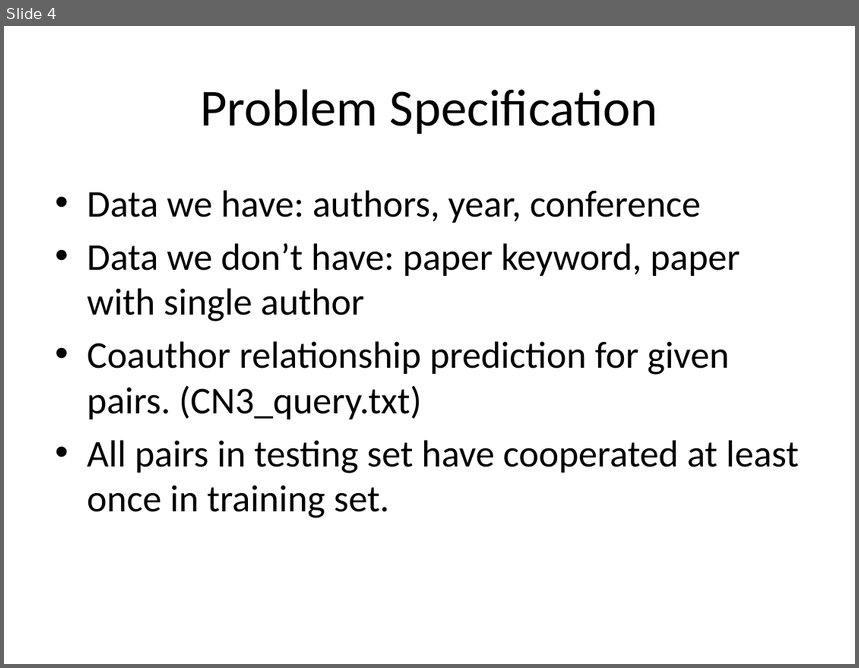
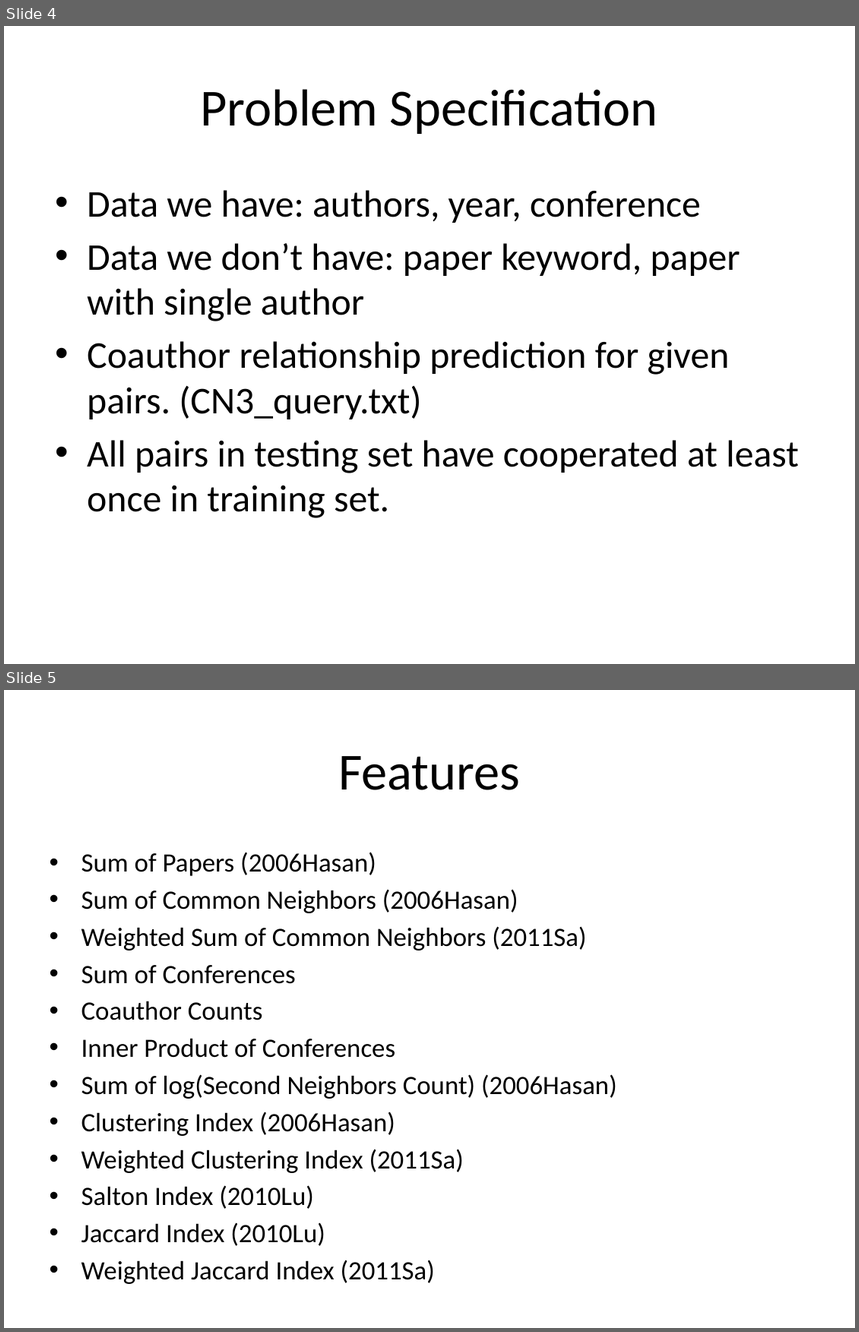
Before and after one commit to yftung7/2014_DM_Project, a slide deck: Project/Readme_v2.pptx. Shown one above the other, each under a label of ours: slide 4 before the commit, slides 4 and 5 after it. The pictures are 859x668 and 859x1332 pixels, drawn with LibreOffice and Linux fonts; fonts in the diff are those of the drawing. Boxes give left, top, right and bottom in pixels: in the first picture for what was removed or moved away, otherwise in the second. Text is boxed around its words. In the diff, an @@ line names an element or a change of style, - is before the commit and + after.

```diff
--- a/Project/Readme_v2.pptx
+++ b/Project/Readme_v2.pptx
@@ slide 5 added at (4, 690, 855, 1328), background #C7EDCC @@
@@ title added at (338, 756, 520, 790), 44 pt, text #000000 @@
+Features
@@ text added at (82, 852, 617, 1246), 22.4 pt, text #000000 @@
+• Sum of Papers (2006Hasan)
+• Sum of Common Neighbors (2006Hasan)
+• Weighted Sum of Common Neighbors (2011Sa)
+• Sum of Conferences
+• Coauthor Counts
+• Inner Product of Conferences
+• Sum of log(Second Neighbors Count) (2006Hasan)
+• Clustering Index (2006Hasan)
+• Weighted Clustering Index (2011Sa)
+• Salton Index (2010Lu)
+• Jaccard Index (2010Lu)
+• Weighted Jaccard Index (2011Sa)
```
Also in this commit, not shown: 16 other slides changed, 3 other slides added, 1 slide removed.
